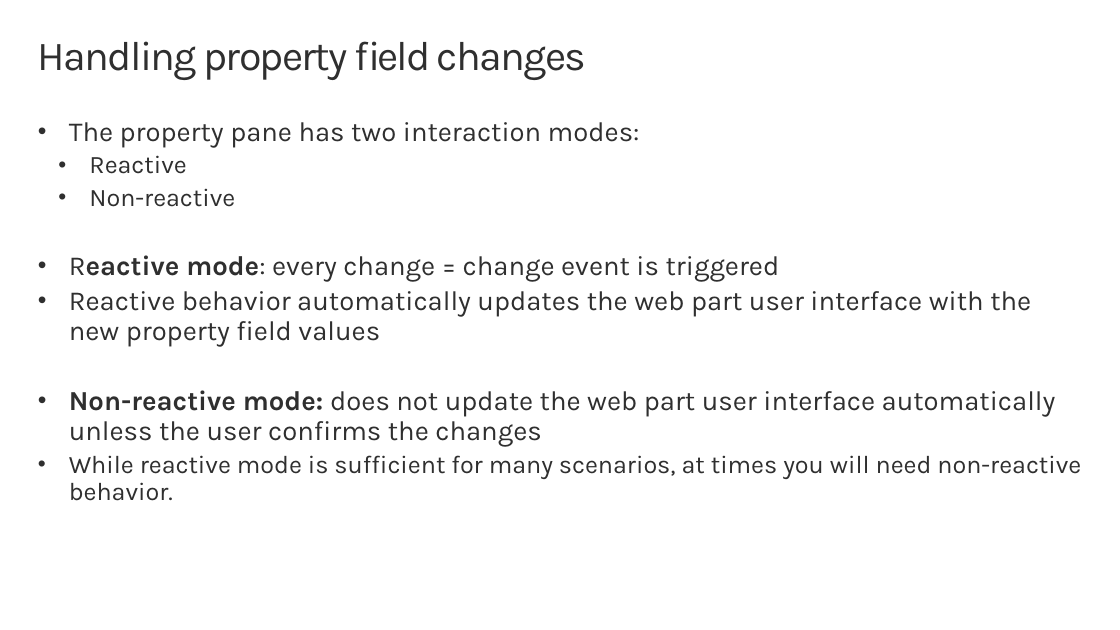
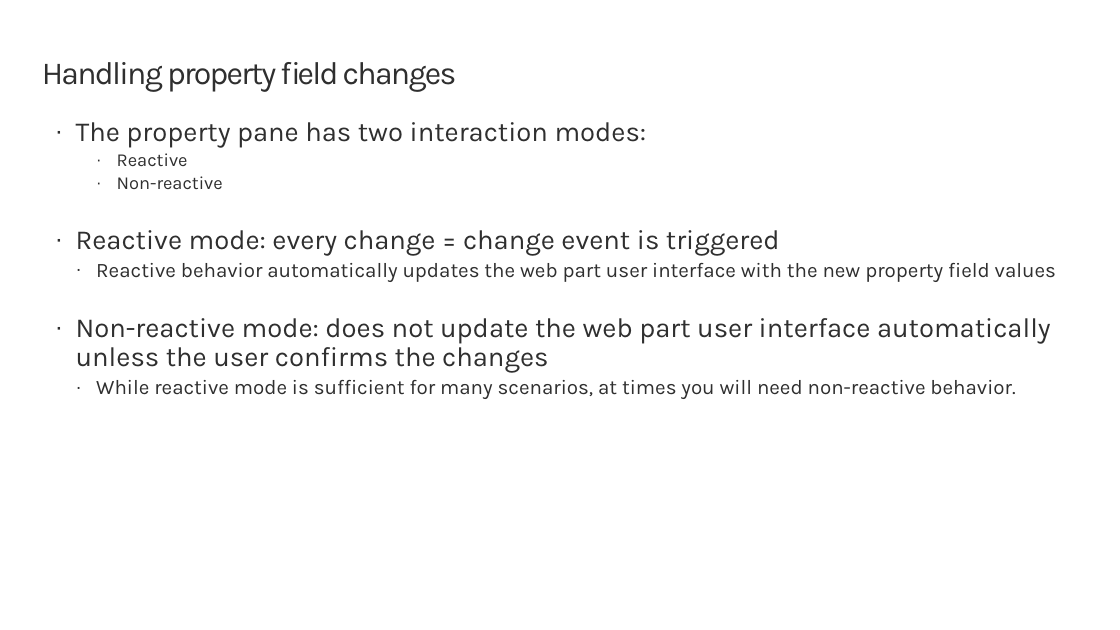
Before and after one commit to SharePoint/sp-dev-training-spfx-webpart-proppane, a slide deck: slide 6 of 01 intro.pptx. Drawn at 1120x630 pixels with LibreOffice and Linux fonts; fonts in the diff are those of the drawing; background and template pictures are left out. Boxes give left, top, right and bottom in pixels: in the first picture for what was removed or moved away, otherwise in the second. Text is boxed around its words. In the diff, an @@ line names an element or a change of style, - is before the commit and + after.

```diff
--- a/01 intro.pptx
+++ b/01 intro.pptx
@@ title "Handling property field changes" moved from (x1=38, y1=41, x2=586, y2=80) to (x1=42, y1=62, x2=457, y2=92) @@
@@ title "Handling property field changes" at (x1=42, y1=62, x2=457, y2=92): size 36 to 28 pt @@
@@ text "The property pane has two ..." moved from (x1=69, y1=122, x2=1081, y2=501) to (x1=76, y1=122, x2=1056, y2=399) @@
@@ text "The property pane has two ..." at (x1=76, y1=122, x2=1056, y2=399): size 22 to 16 pt in "Reactive", "Non-reactive"; bold off in "Reactive mode:", "Non-reactive mode:"; size 24 to 18 pt in "Reactive behavior automatically updates the web part ..."; size 22 to 18 pt in "While reactive mode is sufficient for many ..."; bullet • to ·; less space between paragraphs @@
```
Also in this commit, not shown: 7 other slides changed, 2 other files.
